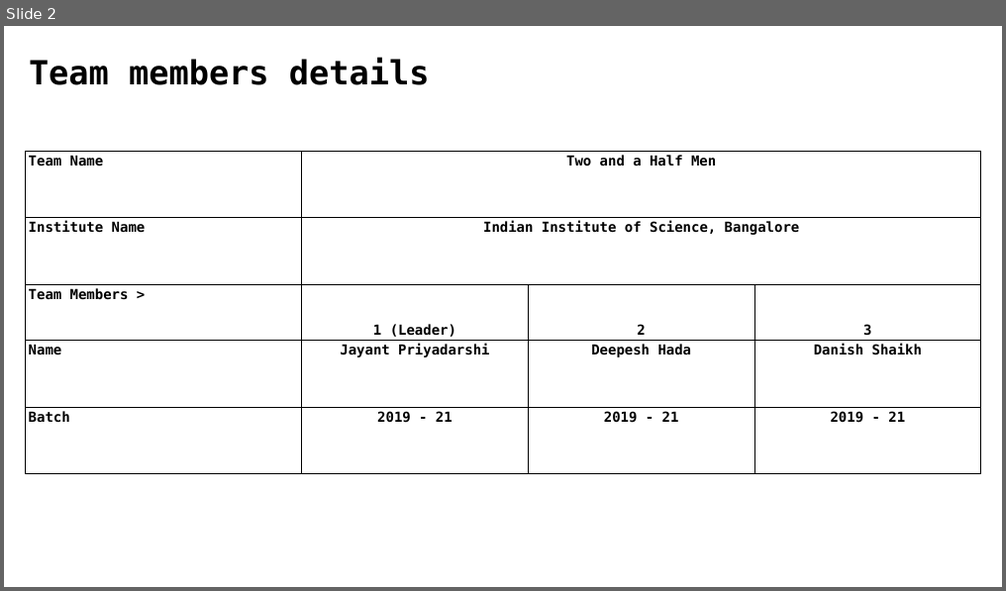
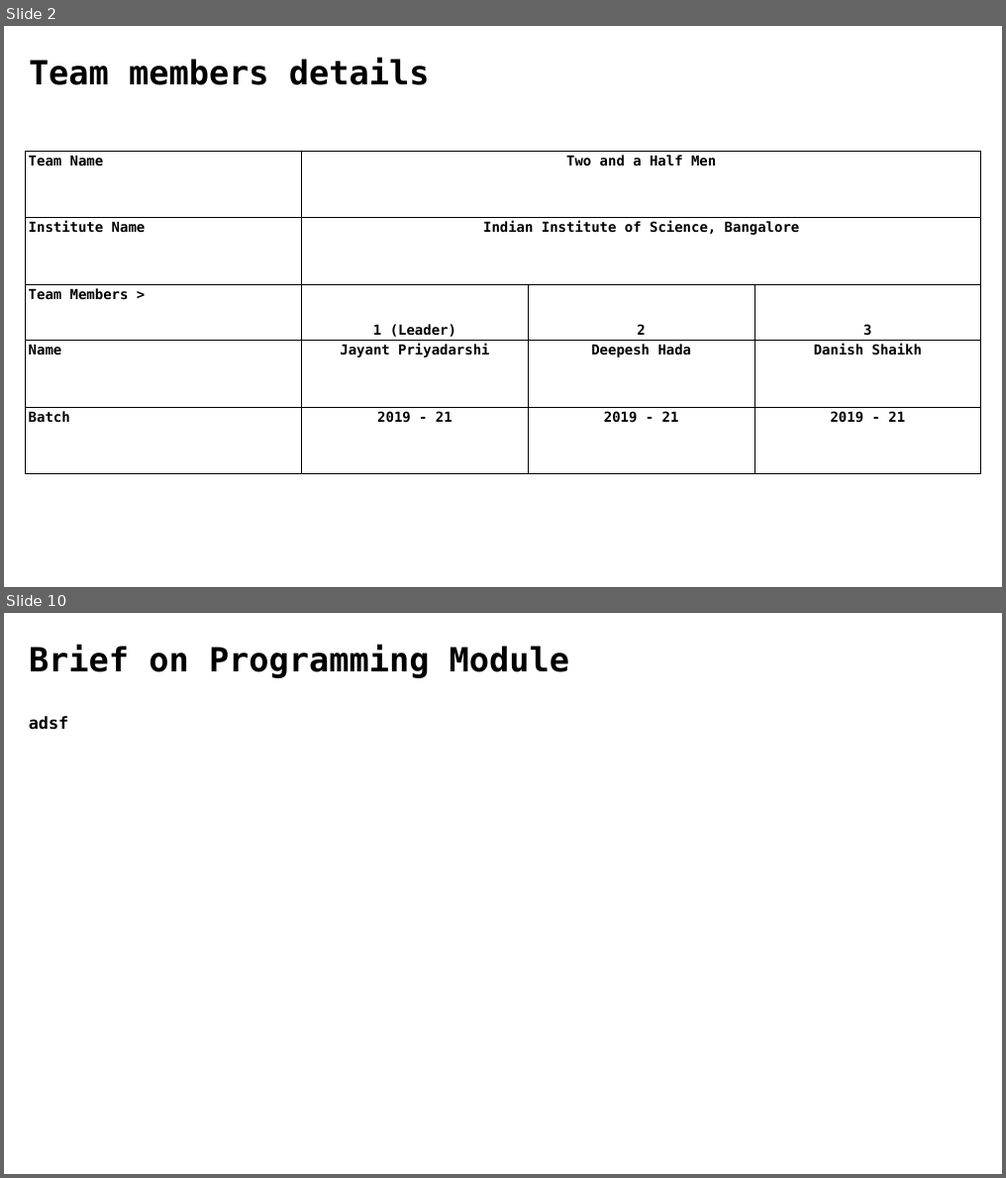
Before and after one commit to deepeshhada/flipkart-grid-table-extraction, a slide deck: Level 2/GRiD_ Electronic Invoicing using Image Processing_TwoAndAHalfMen_IISc.pptx. Shown one above the other, each under a label of ours: slide 2 before the commit, slides 2 and 10 after it; the slides between them are not shown. The pictures are 1006x591 and 1006x1178 pixels, drawn with LibreOffice and Linux fonts; fonts in the diff are those of the drawing; background and template pictures are left out. Boxes give left, top, right and bottom in pixels: in the first picture for what was removed or moved away, otherwise in the second. Text is boxed around its words. In the diff, an @@ line names an element or a change of style, - is before the commit and + after.

```diff
--- a/Level 2/GRiD_ Electronic Invoicing using Image Processing_TwoAndAHalfMen_IISc.pptx
+++ b/Level 2/GRiD_ Electronic Invoicing using Image Processing_TwoAndAHalfMen_IISc.pptx
@@ slide 10 added at (4, 613, 1002, 1174), background picture (left out) @@
@@ text added at (29, 644, 569, 678), 24 pt, text #000000, bold @@
+Brief on Programming Module
@@ text added at (29, 716, 68, 730), 12 pt, text #000000, bold @@
+adsf
```
Also in this commit, not shown: 5 slides changed, 4 other slides added, 5 slides removed, 3 other files.
